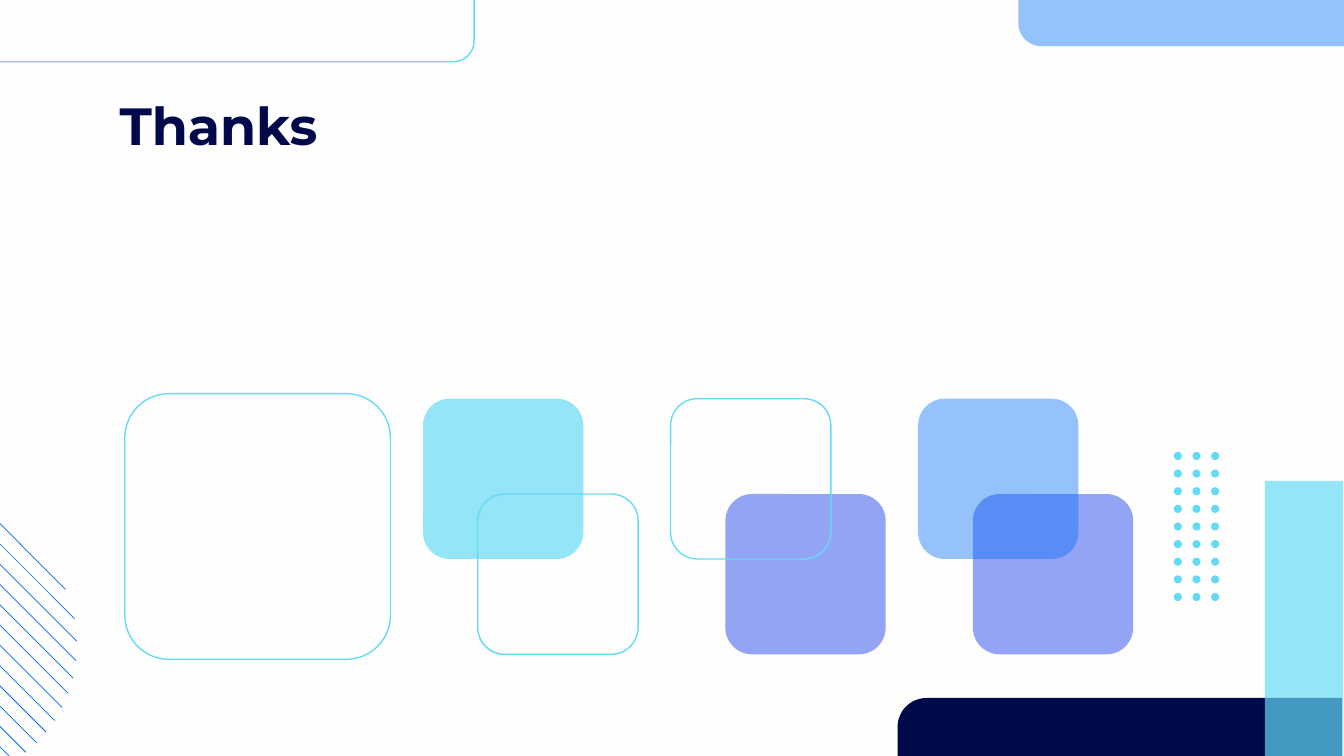
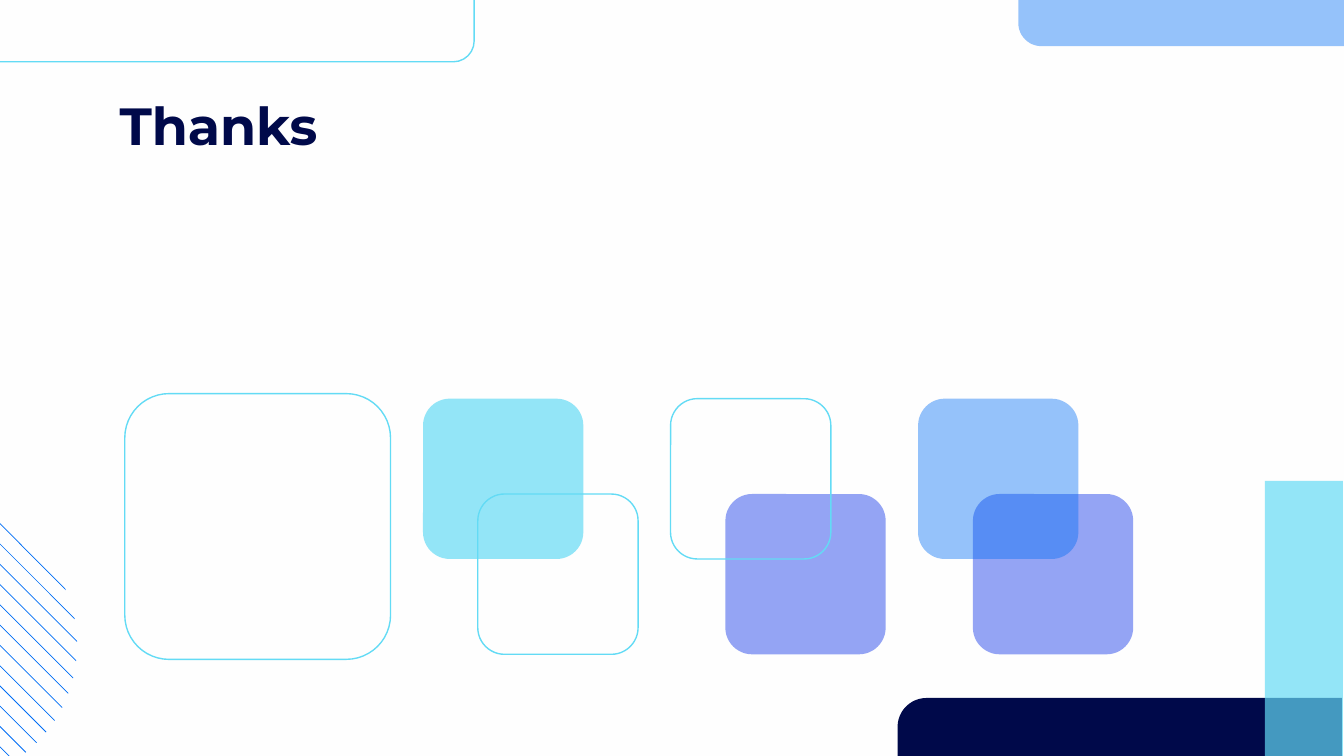
Before and after one commit to qarshiyevnodir-stack/student_helper_bot, a slide deck: slide 8 of templates/shablonlar/2.pptx. Drawn at 1344x756 pixels with LibreOffice and Linux fonts; fonts in the diff are those of the drawing; background and template pictures are left out. Boxes give left, top, right and bottom in pixels: in the first picture for what was removed or moved away, otherwise in the second. Text is boxed around its words. In the diff, an @@ line names an element or a change of style, - is before the commit and + after.

```diff
--- a/templates/shablonlar/2.pptx
+++ b/templates/shablonlar/2.pptx
@@ group removed at <box>1173,452,1219,601</box>: 27 ellipses @@
```
Also in this commit, not shown: 4 other slides changed.
